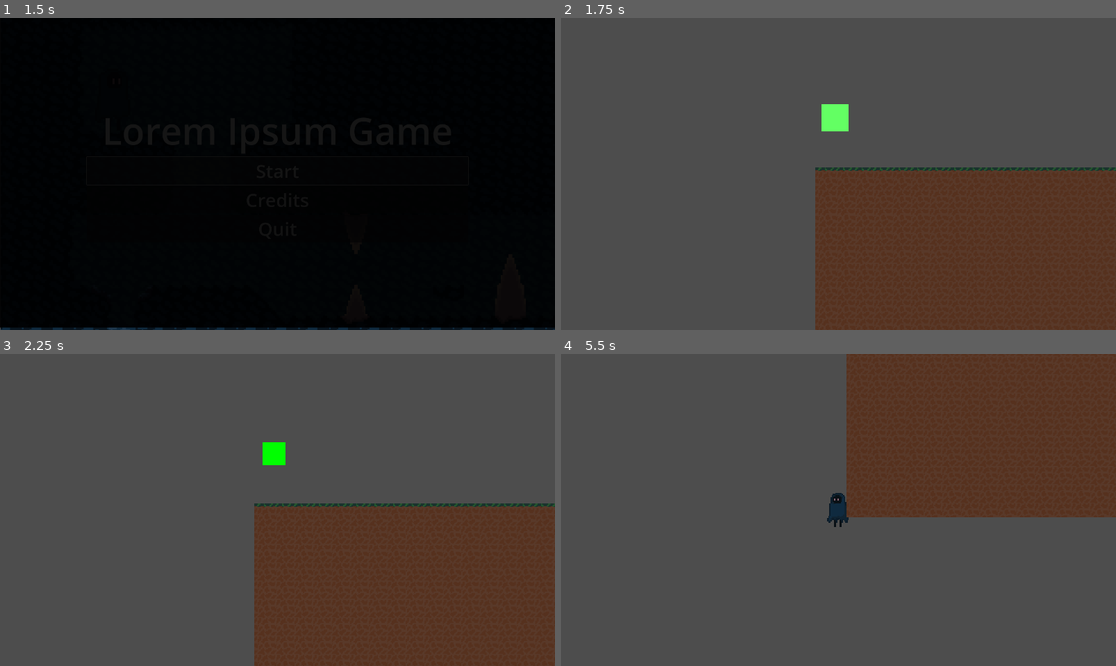
Above: before the commit, frames 1-4 (two rows, left to right).
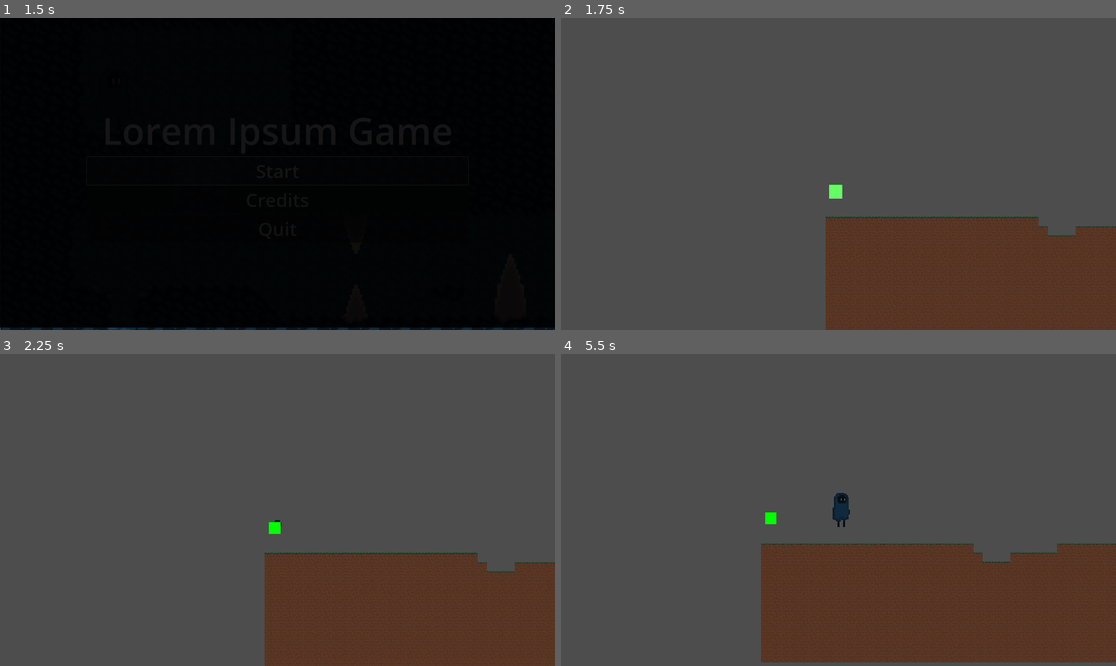
Above: after the commit, the same moments.

Repository: Sukarth/Hackclub-Jumpstart-Game
Game: Godot game, scene res://main_menu.tscn
Same seed, same stepped clock (60 frames per second), same inputs: the game is played once before the commit and once after it.
Inputs:
- Up to frame 1 (1.5 s): click "Start" at 0.5 s; click "Start" at 1.25 s
- Up to frame 2 (1.75 s): no input
- Up to frame 3 (2.25 s): tap Enter at 2 s; hold D (move_right) from 2.03 s (still down); hold Down (show_progress) from 2.03 s (still down)
- Up to frame 4 (5.5 s): tap Space (jump) at 2.27, 3.02, 3.5, 4.52, 5.27 s; release Down (show_progress) at 2.78 s; tap Up (trigger_sacrifice) at 2.85, 4.35 s; release D (move_right) at 3.53 s; hold A (move_left) 3.53-4.28 s; hold Down (show_progress) 3.53-4.28 s; hold D (move_right) from 4.28 s (still down); hold Down (show_progress) from 5.03 s (still down)

Frame 1 is identical in both runs. In frame 2, 11% of the frame differs, in the area x 45-100%, y 27-100%; in frame 3, 10%; in frame 4, 49%, in the area x 36-100%, y 0-99%.

Commit message:
some chnages

Diff:
--- a/levels/stable_realm/stable_entrance.tscn
+++ b/levels/stable_realm/stable_entrance.tscn
@@ -15,10 +15,12 @@
 [node name="LevelTemplate" type="Node2D"]
 
 [node name="Player" parent="." instance=ExtResource("1_vgt4e")]
-position = Vector2(47, 394)
+position = Vector2(54, 75)
+scale = Vector2(2, 2)
 
 [node name="Camera2D" type="Camera2D" parent="Player"]
 visible = false
+zoom = Vector2(0.5, 0.5)
 
 [node name="TileMap" type="TileMap" parent="."]
 texture_filter = 1
@@ -38,7 +40,7 @@
 [node name="SacrificeChoice" parent="UI" instance=ExtResource("2_skox6")]
 
 [node name="MovingPlatform" parent="." instance=ExtResource("4_i3xfc")]
-position = Vector2(5787, -553)
+position = Vector2(5971, 75)
 scale = Vector2(4, 4)
 
 [node name="MovingPlatform2" parent="." instance=ExtResource("4_i3xfc")]
@@ -46,27 +48,27 @@
 scale = Vector2(4, 4)
 
 [node name="SpinningBoulder" parent="." instance=ExtResource("5_3lqqo")]
-position = Vector2(4527, 966)
+position = Vector2(18026, 1467)
 damage_player = false
 
 [node name="SpinningBoulder2" parent="." instance=ExtResource("5_3lqqo")]
-position = Vector2(4695, 1029)
+position = Vector2(18795, 2022)
 damage_player = false
 
 [node name="SpinningBoulder3" parent="." instance=ExtResource("5_3lqqo")]
-position = Vector2(4515, 814)
+position = Vector2(17997, 1039)
 damage_player = false
 
 [node name="SpinningBoulder4" parent="." instance=ExtResource("5_3lqqo")]
-position = Vector2(4689, 839)
+position = Vector2(18848, 1281)
 damage_player = false
 
 [node name="SpinningBoulder5" parent="." instance=ExtResource("5_3lqqo")]
-position = Vector2(4524, 641)
+position = Vector2(18770, 670)
 damage_player = false
 
 [node name="MovingPlatform3" parent="." instance=ExtResource("4_i3xfc")]
-position = Vector2(19043, 1183)
+position = Vector2(19198, 586)
 scale = Vector2(4, 4)
 
 [node name="Checkpoint" parent="." instance=ExtResource("6_p113m")]
@@ -103,9 +105,9 @@
 debug_color = Color(1, 1, 1, 1)
 
 [node name="SpinningBoulder6" parent="." instance=ExtResource("5_3lqqo")]
-position = Vector2(4698, 727)
+position = Vector2(17992, 1938)
 damage_player = false
 
 [node name="SpinningBoulder7" parent="." instance=ExtResource("5_3lqqo")]
-position = Vector2(4514, 526)
+position = Vector2(18000, 362)
 damage_player = false
--- a/levels/void_labyrinth/cave.tscn
+++ b/levels/void_labyrinth/cave.tscn
@@ -1,13 +1,12 @@
-[gd_scene load_steps=9 format=3 uid="uid://g4lg4bxhhdvf"]
+[gd_scene load_steps=8 format=3 uid="uid://g4lg4bxhhdvf"]
 
 [ext_resource type="PackedScene" uid="uid://ccuespvssreem" path="res://player/player.tscn" id="1_fq0ls"]
 [ext_resource type="TileSet" uid="uid://bxhdhpgj504xn" path="res://main_tileset.tres" id="2_um44m"]
-[ext_resource type="PackedScene" path="res://Checkpoint.tscn" id="3_kcrvw"]
+[ext_resource type="PackedScene" uid="uid://5ifg87a640aq" path="res://Checkpoint.tscn" id="3_kcrvw"]
 [ext_resource type="PackedScene" uid="uid://dkpf7u1wwylm1" path="res://ui/SacrificeChoice.tscn" id="4_kig2u"]
 [ext_resource type="PackedScene" uid="uid://d4bomst41fl0i" path="res://MovingPlatformCave.tscn" id="5_um44m"]
 [ext_resource type="PackedScene" uid="uid://donvyavjjf6es" path="res://CrumblingPlatform.tscn" id="6_kcrvw"]
 [ext_resource type="PackedScene" uid="uid://dualpgyixyf1r" path="res://LevelExit.tscn" id="7_kig2u"]
-[ext_resource type="PackedScene" uid="uid://c5x8nan2p4kqt" path="res://ShrinkPowerup.tscn" id="8_cttvr"]
 
 [node name="LevelTemplate" type="Node2D"]
 
@@ -102,20 +101,3 @@
 visible = false
 
 [node name="SacrificeChoice" parent="UI" instance=ExtResource("4_kig2u")]
-
-[node name="ShrinkPowerup" parent="." instance=ExtResource("8_cttvr")]
-position = Vector2(406, 16)
-shrink_duration = 20.0
-
-[node name="ShrinkPowerup2" parent="." instance=ExtResource("8_cttvr")]
-position = Vector2(4056, -734)
-shrink_duration = 20.0
-
-[node name="ShrinkPowerup3" parent="." instance=ExtResource("8_cttvr")]
-position = Vector2(4415, -772)
-shrink_duration = 20.0
-
-[node name="ShrinkPowerup4" parent="." instance=ExtResource("8_cttvr")]
-position = Vector2(4532, -1261)
-shrink_factor = 0.3
-shrink_duration = 20.0
Not shown: 1 places in levels/stable_realm/stable_entrance.tscn that only renumber resources
Not shown, added: res/tiles/level_5/temple_spritesheet.png.import
